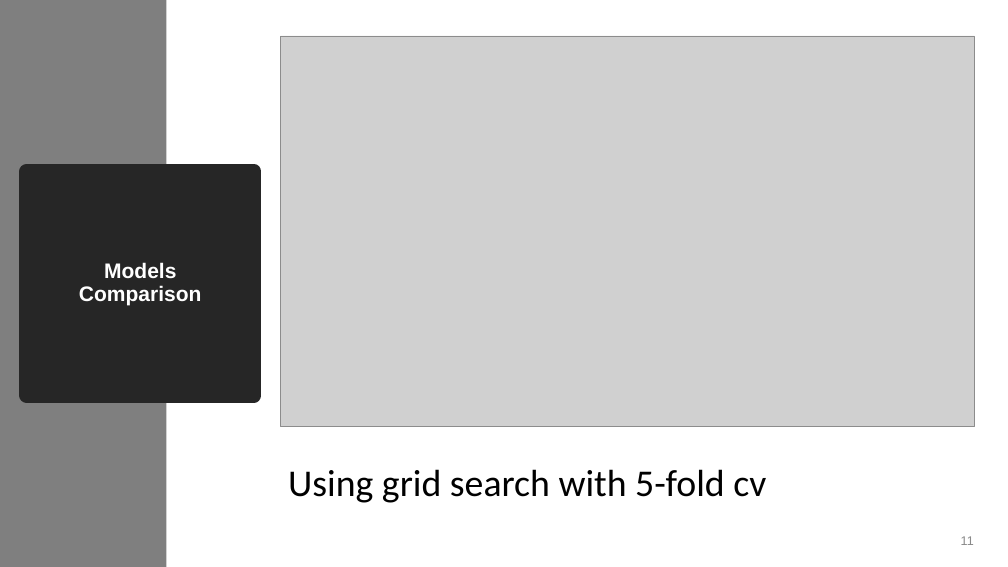
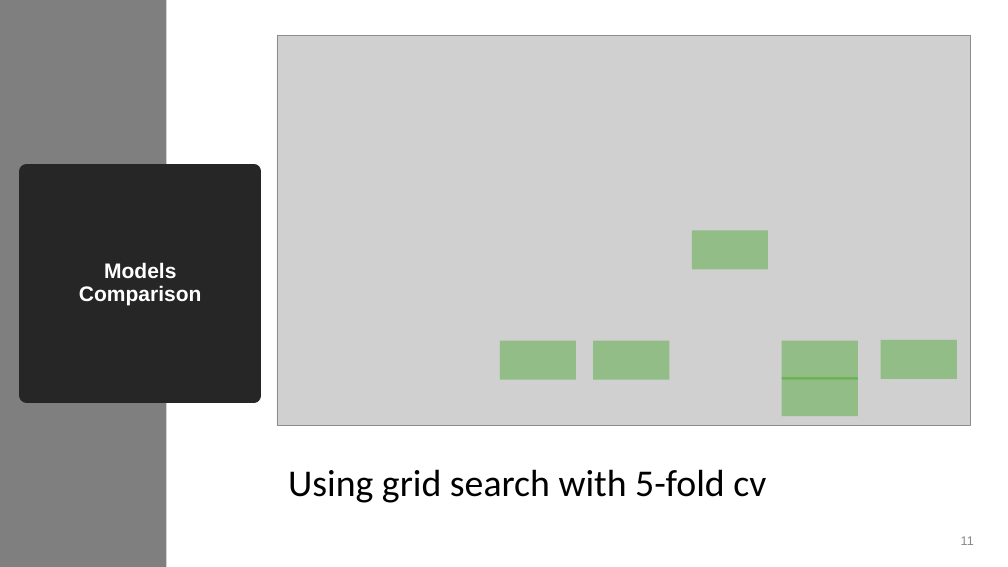
Before and after one commit to AndroZa0812/NayaProject4, a slide deck: slide 11 of Classification Project.pptx. Drawn at 1008x567 pixels with LibreOffice and Linux fonts; fonts in the diff are those of the drawing; grey boxes stand for pictures. Boxes give left, top, right and bottom in pixels: in the first picture for what was removed or moved away, otherwise in the second. Text is boxed around its words. In the diff, an @@ line names an element or a change of style, - is before the commit and + after.

```diff
--- a/Classification Project.pptx
+++ b/Classification Project.pptx
@@ picture: place and size @@
-picture at [281, 36, 975, 427]
+picture at [277, 35, 971, 426]
@@ rectangle added at [692, 231, 768, 270], fill #38A117 at 40% opacity @@
@@ rectangle added at [500, 341, 576, 380], fill #38A117 at 40% opacity @@
@@ rectangle added at [594, 341, 670, 380], fill #38A117 at 40% opacity @@
@@ rectangle added at [782, 341, 858, 380], fill #38A117 at 40% opacity @@
@@ rectangle added at [881, 340, 957, 379], fill #38A117 at 40% opacity @@
@@ rectangle added at [782, 377, 858, 417], fill #38A117 at 40% opacity @@
```
Also in this commit, not shown: 1 other slide changed.
